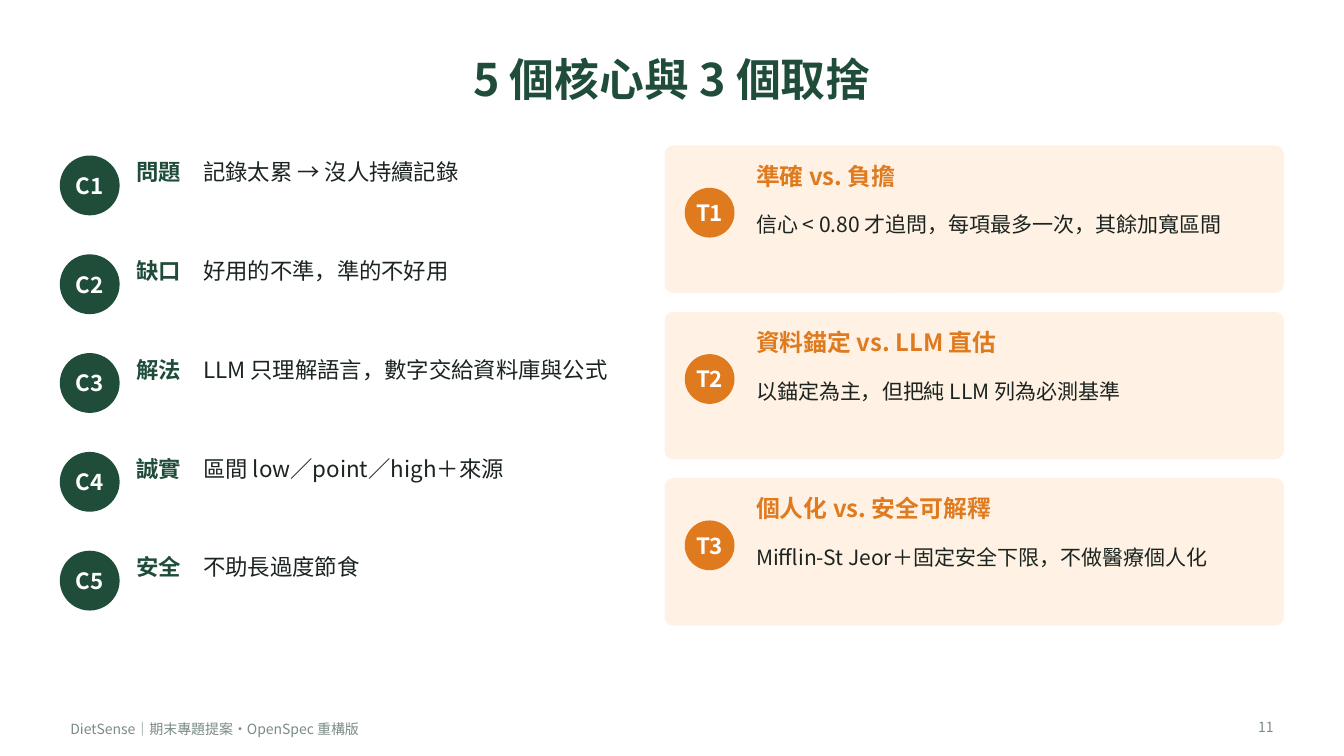
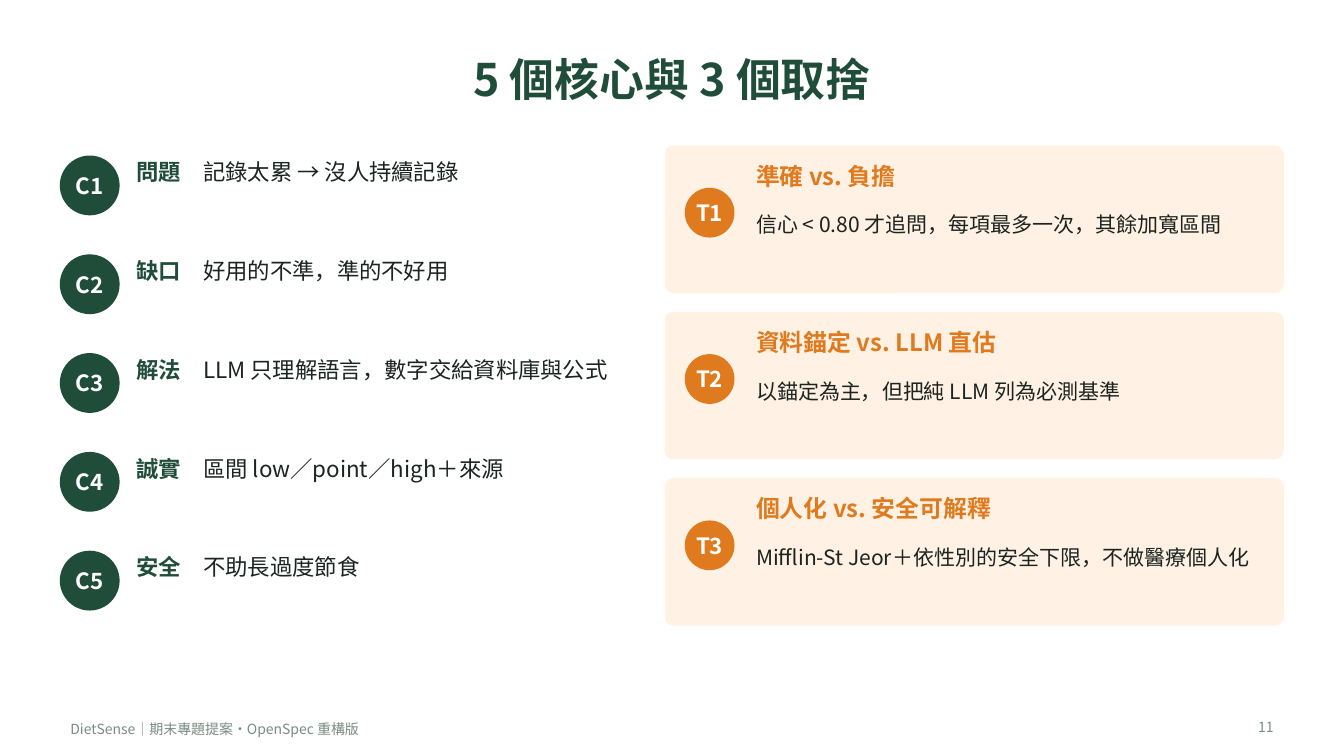
Before and after one commit to A0966411725-png/dietsense-proposal, a slide deck: slide 11 of presentation/DietSense_Proposal_Refactored.pptx. Drawn at 1344x756 pixels with LibreOffice and Linux fonts; fonts in the diff are those of the drawing. Boxes give left, top, right and bottom in pixels: in the first picture for what was removed or moved away, otherwise in the second. Text is boxed around its words. In the diff, an @@ line names an element or a change of style, - is before the commit and + after.

```diff
--- a/presentation/DietSense_Proposal_Refactored.pptx
+++ b/presentation/DietSense_Proposal_Refactored.pptx
@@ text at box(756, 547, 1249, 567): text changed @@
-Mifflin-St Jeor＋固定安全下限，不做醫療個人化
+Mifflin-St Jeor＋依性別的安全下限，不做醫療個人化
```
Also in this commit, not shown: 3 other slides changed, 15 other files.
